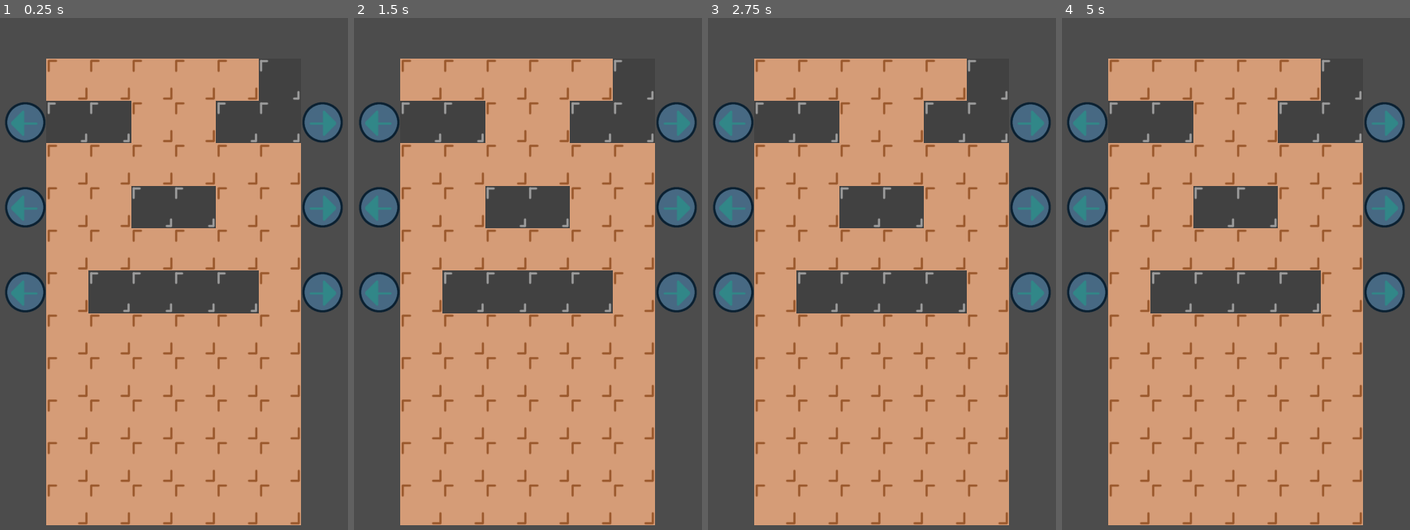
Above: before the commit, frames 1-4 (left to right).
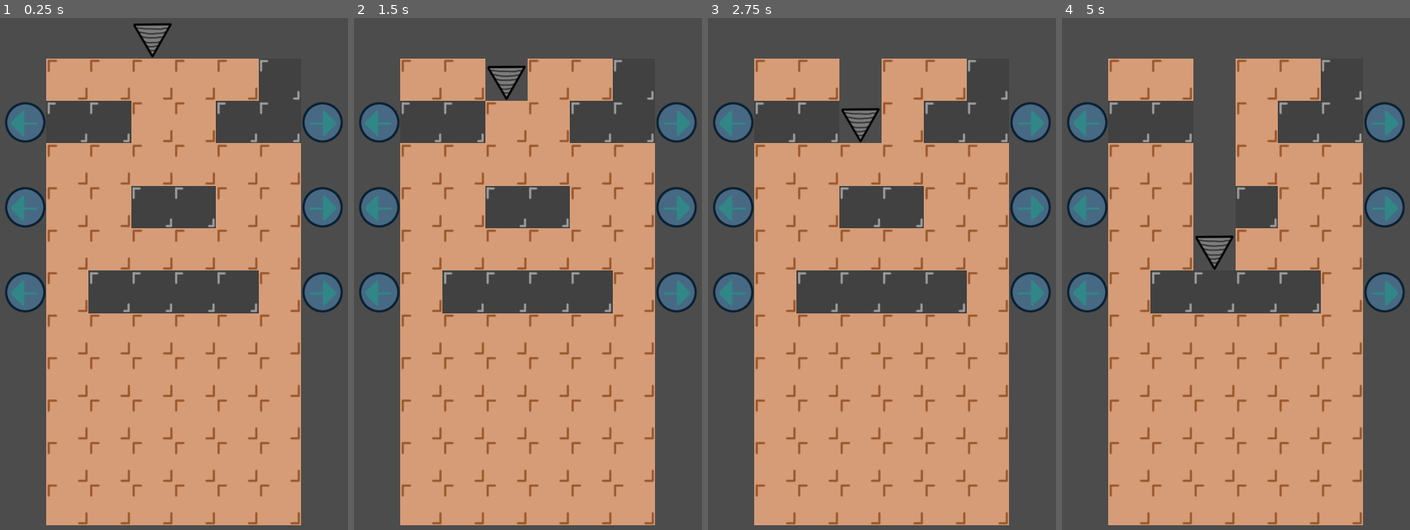
Above: after the commit, the same moments.

Repository: moisesjbc/fosu
Game: Godot game, scene res://gameplay/main/main.tscn
Two runs of this game, one before a commit and one after it. Both use one fixed random seed, a clock stepped at 60 frames per second and the inputs below.
Inputs (mouse positions are in pixels of both pictures, inside the frame that each line leads up to):
- Up to frame 1 (0.25 s): no input
- Up to frame 2 (1.5 s): tap Enter at 0.5 s; move the mouse to (611, 258) at 0.52 s; click (611, 258) at 0.67 s; tap Space at 1.25 s; move the mouse to (458, 325) at 1.27 s; click (458, 325) at 1.42 s
- Up to frame 3 (2.75 s): move the mouse to (920, 151) at 2.02 s; click (920, 151) at 2.17 s
- Up to frame 4 (5 s): tap Enter at 2.75, 4.25 s; move the mouse to (1222, 417) at 2.77 s; click (1222, 417) at 2.92 s; tap Space at 3.5 s; move the mouse to (1347, 386) at 3.52 s; click (1347, 386) at 3.67 s; move the mouse to (1131, 197) at 4.27 s; click (1131, 197) at 4.42 s

The runs differ from the first frame. In frame 1, 0.3% of the frame differs, in the area x 38-50%, y 0-8%; in frame 2, 1.0%; in frame 3, 2.0%; in frame 4, 4.1%, in the area x 37-50%, y 7-50%.

Commit message:
Add driller movement

Diff:
--- /dev/null
+++ b/godot-project/gameplay/driller/driller.gd
@@ -0,0 +1,9 @@
+extends KinematicBody2D
+
+
+signal block_drilled
+
+
+func _on_timer_timeout():
+	move_and_collide(Vector2(0, 128))
+	emit_signal("block_drilled", self)
--- /dev/null
+++ b/godot-project/gameplay/driller/driller.tscn
@@ -0,0 +1,24 @@
+[gd_scene load_steps=4 format=2]
+
+[ext_resource path="res://gameplay/driller/driller.png" type="Texture" id=1]
+[ext_resource path="res://gameplay/driller/driller.gd" type="Script" id=2]
+
+[sub_resource type="RectangleShape2D" id=1]
+extents = Vector2( 36.5, 46 )
+
+[node name="driller" type="KinematicBody2D"]
+collision_mask = 2
+script = ExtResource( 2 )
+
+[node name="sprite" type="Sprite" parent="."]
+rotation = -0.00804958
+texture = ExtResource( 1 )
+
+[node name="timer" type="Timer" parent="."]
+autostart = true
+
+[node name="collision_shape" type="CollisionShape2D" parent="."]
+position = Vector2( 1.5, 10 )
+shape = SubResource( 1 )
+
+[connection signal="timeout" from="timer" to="." method="_on_timer_timeout"]
--- a/godot-project/gameplay/level/level.gd
+++ b/godot-project/gameplay/level/level.gd
@@ -36,3 +36,9 @@
 		column_index -= 1
 
 	$tilemap.set_cell(FIRST_TILE_COLUMN, row_index, last_tile)
+
+
+func _on_driller_block_drilled(driller):
+	var tilemap_pos = $tilemap.world_to_map(driller.global_position)
+	$tilemap.set_cellv(tilemap_pos, -1)
+	print("Driller at tile ", tilemap_pos)
--- /dev/null
+++ b/godot-project/gameplay/main/main.gd
@@ -0,0 +1,7 @@
+extends Node2D
+
+
+
+
+func _on_target_area_driller_entered():
+	get_tree().reload_current_scene()
--- a/godot-project/gameplay/main/main.tscn
+++ b/godot-project/gameplay/main/main.tscn
@@ -1,7 +1,20 @@
-[gd_scene load_steps=2 format=2]
+[gd_scene load_steps=5 format=2]
 
 [ext_resource path="res://gameplay/level/level.tscn" type="PackedScene" id=1]
+[ext_resource path="res://gameplay/driller/driller.tscn" type="PackedScene" id=2]
+[ext_resource path="res://gameplay/target_area/target_area.tscn" type="PackedScene" id=3]
+[ext_resource path="res://gameplay/main/main.gd" type="Script" id=4]
 
 [node name="main" type="Node2D"]
+script = ExtResource( 4 )
 
 [node name="level" parent="." instance=ExtResource( 1 )]
+
+[node name="driller" parent="." instance=ExtResource( 2 )]
+position = Vector2( 464, 190 )
+
+[node name="target_area" parent="." instance=ExtResource( 3 )]
+position = Vector2( 5, 1690 )
+
+[connection signal="block_drilled" from="driller" to="level" method="_on_driller_block_drilled"]
+[connection signal="driller_entered" from="target_area" to="." method="_on_target_area_driller_entered"]
--- /dev/null
+++ b/godot-project/gameplay/target_area/target_area.gd
@@ -0,0 +1,9 @@
+extends Area2D
+
+
+signal driller_entered
+
+
+func _on_target_area_body_entered(body):
+	if body.name == "driller":
+		emit_signal("driller_entered")
--- /dev/null
+++ b/godot-project/gameplay/target_area/target_area.tscn
@@ -0,0 +1,16 @@
+[gd_scene load_steps=3 format=2]
+
+[ext_resource path="res://gameplay/target_area/target_area.gd" type="Script" id=1]
+
+[sub_resource type="RectangleShape2D" id=1]
+extents = Vector2( 546.5, 143.5 )
+
+[node name="target_area" type="Area2D"]
+collision_layer = 2
+script = ExtResource( 1 )
+
+[node name="collision_shape" type="CollisionShape2D" parent="."]
+position = Vector2( 536.5, 133.5 )
+shape = SubResource( 1 )
+
+[connection signal="body_entered" from="." to="." method="_on_target_area_body_entered"]
--- a/godot-project/project.godot
+++ b/godot-project/project.godot
@@ -25,6 +25,11 @@
 
 common/drop_mouse_on_gui_input_disabled=true
 
+[layer_names]
+
+2d_physics/layer_1="driller"
+2d_physics/layer_2="target_area"
+
 [physics]
 
 common/enable_pause_aware_picking=true
Binary file added: godot-project/gameplay/driller/driller.png
Not shown, added: godot-project/gameplay/driller/driller.png.import
Not shown, added: designs/driller.xcf
